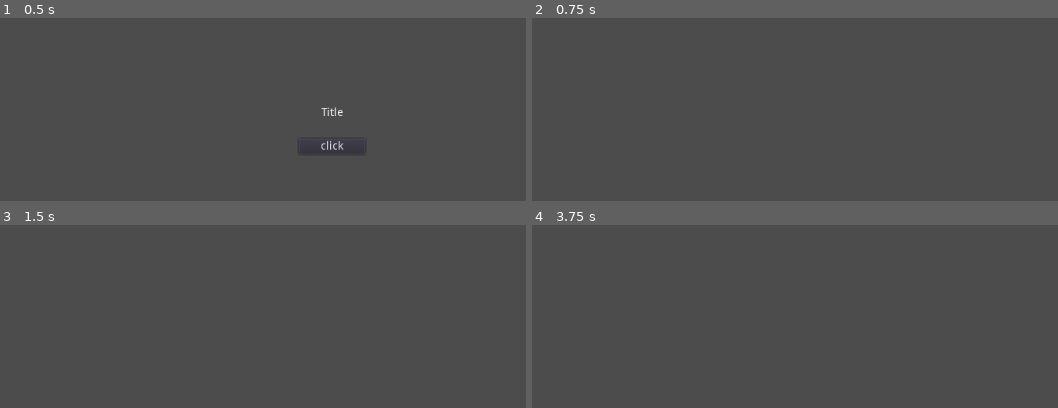
Above: before the commit, frames 1-4 (two rows, left to right).
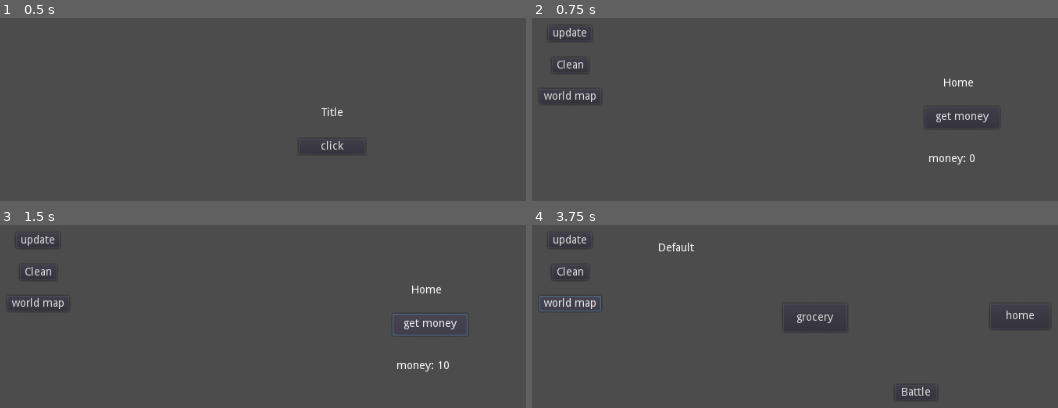
Above: after the commit, the same moments.

Repository: digestearth/adventure_game
Game: Godot game, scene res://title_screen/title_screen.tscn
Same seed, same stepped clock (60 frames per second), same inputs: the game is played once before the commit and once after it.
Inputs (mouse positions are in pixels of both pictures, inside the frame that each line leads up to):
- Up to frame 1 (0.5 s): no input
- Up to frame 2 (0.75 s): click "click" at 0.5 s
- Up to frame 3 (1.5 s): click (431, 323) at 1.25 s, where only the run after the commit has a clickable "get money"
- Up to frame 4 (3.75 s): click (568, 239) at 2 s, where only the run after the commit has a clickable "update"; click (568, 272) at 2.75 s, where only the run after the commit has a clickable "Clean"; click (568, 303) at 3.5 s, where only the run after the commit has a clickable "world map"

Frame 1 is identical in both runs. In frame 2, 1.1% of the frame differs, in the area x 2-87%, y 5-81%; in frame 3, 1.4%; in frame 4, 1.4%, in the area x 1-98%, y 5-96%.
Error before the commit: Attempt to call function 'instance' in base 'null instance' on a null instance. (res://State.gd:27)

Commit message:
battle ui update

Diff:
--- a/State.gd
+++ b/State.gd
@@ -7,6 +7,8 @@
 var Location = "default"
 var snapshot_array = []
 var current_snapshot = "res://town_screens/home.tscn"
+var player_entity = "res://entities/human/entity.tscn"
+var enemy_entity = "res://entities/human/entity.tscn"
 
 signal snapshot_changed(current_snapshot)
 signal money_changed(money)
@@ -53,6 +55,12 @@
 func get_current_snapshot():
 	return current_snapshot
 
+func get_player_entity():
+	return player_entity
+
+func get_enemy_entity():
+	return enemy_entity
+
 
 
 # Called every frame. 'delta' is the elapsed time since the previous frame.
--- a/game.tscn
+++ b/game.tscn
@@ -1,7 +1,8 @@
 [gd_scene load_steps=3 format=2]
 
-[ext_resource path="res://entities/human/State.gd" type="Script" id=1]
+[ext_resource path="res://State.gd" type="Script" id=1]
 [ext_resource path="res://ui_control/user_interface.tscn" type="PackedScene" id=2]
+
 
 [node name="game" type="Node2D"]
 
